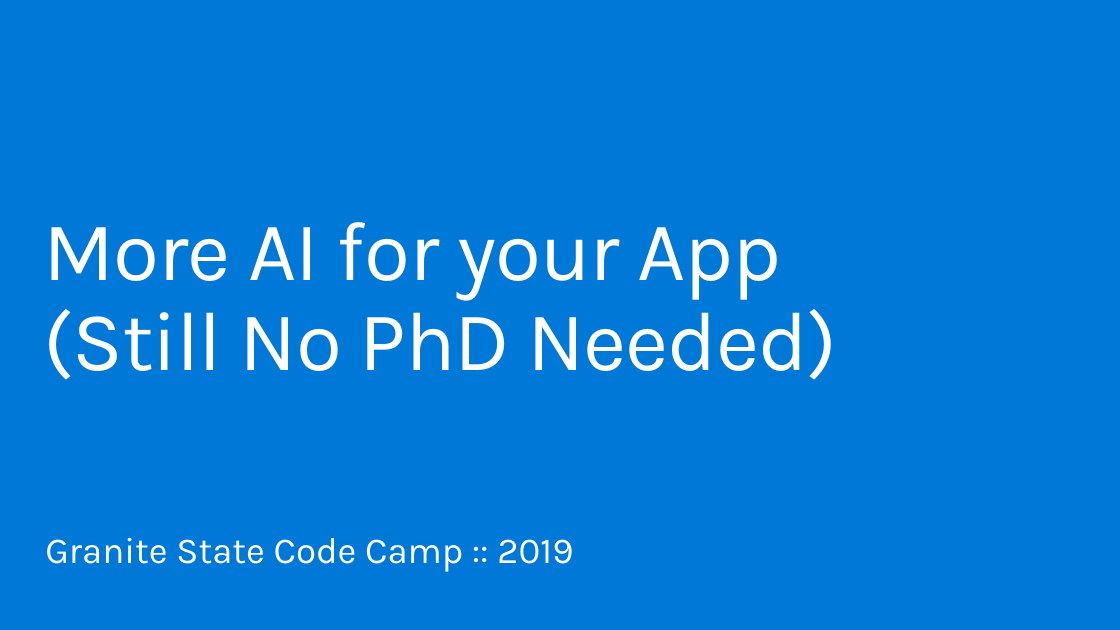
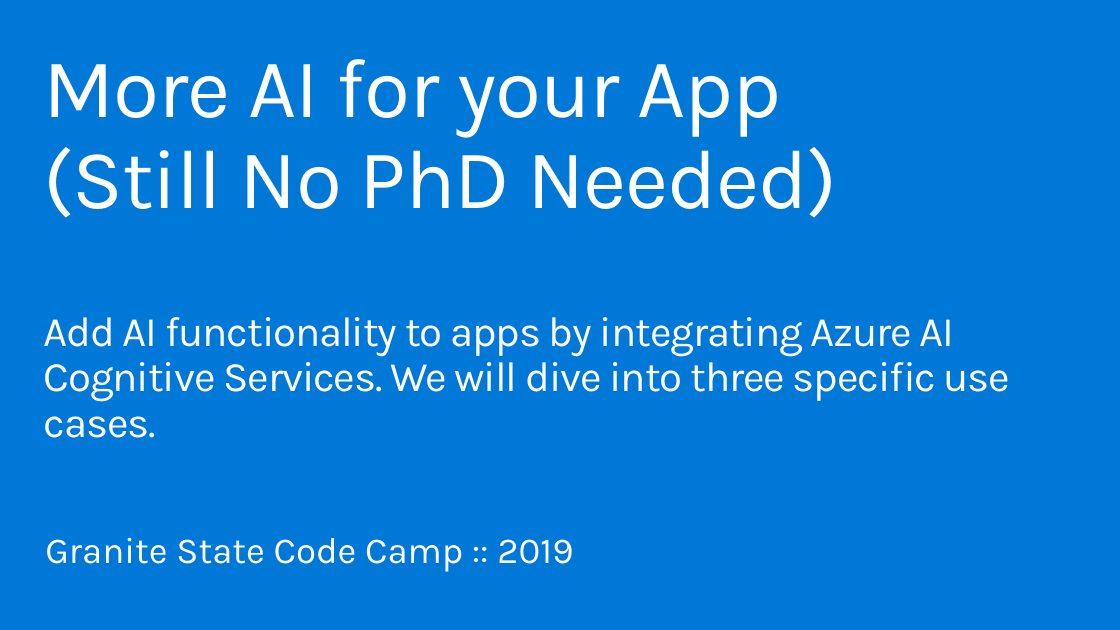
Before and after one commit to plzm/events, a slide deck: slide 1 of GraniteStateCodeCamp2019/gscc19-pelazem.pptx. Drawn at 1120x630 pixels with LibreOffice and Linux fonts; fonts in the diff are those of the drawing; background and template pictures are left out. Boxes give left, top, right and bottom in pixels: in the first picture for what was removed or moved away, otherwise in the second. Text is boxed around its words. In the diff, an @@ line names an element or a change of style, - is before the commit and + after.

```diff
--- a/GraniteStateCodeCamp2019/gscc19-pelazem.pptx
+++ b/GraniteStateCodeCamp2019/gscc19-pelazem.pptx
@@ title "More AI for your App ...": place and size @@
-title "More AI for your App ..." at (44,222,837,380)
+title "More AI for your App ..." at (44,59,837,218)
@@ text added at (44,317,1010,438), 36 pt, text #FFFFFF @@
+Add AI functionality to apps by integrating Azure AI Cognitive Services. We will dive into three specific use cases.
```
Also in this commit, not shown: 4 other slides changed, 4 slides added, 1 slide removed.
